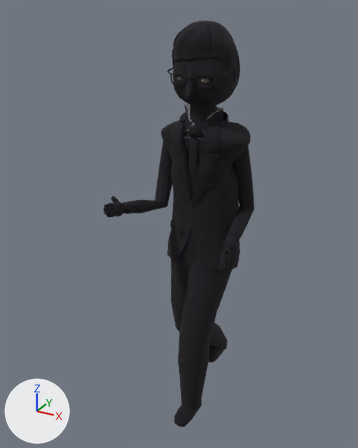
A saved change to the FBX model unity/KatsushikaCampusDays/Assets/Models/Characters/prof/prof.fbx.
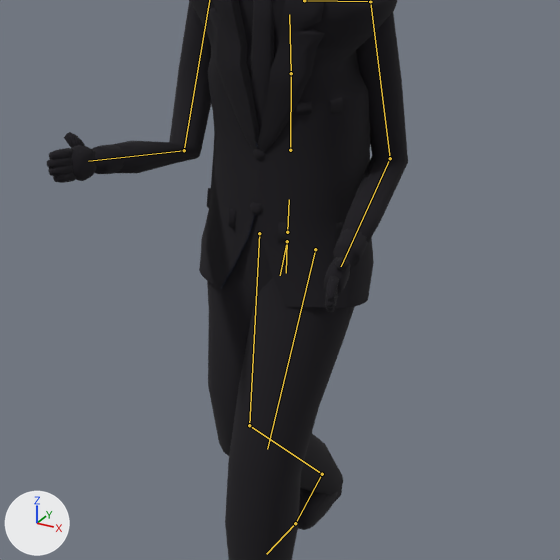
Old and new are each drawn whole from a camera (50 mm lens) standing at (0.839, -1.76, 1.787) and looking at (-0.083, -0.083, 0.948) and again close up on the part from 23% to 89% of the width and 31% to 84% of the height. Arrows for +X, +Y and +Z are at lower left; the lights stay in place. The last two pictures show the newer version. Both versions are drawn at frame 1 of the action 'Armature|Run'; the numbers are the values there. The bones that change, and the others that lie on the model, are drawn over the model as lines in the close-ups.

Objects in the first close-up: 'prof_outline' and 1 more.
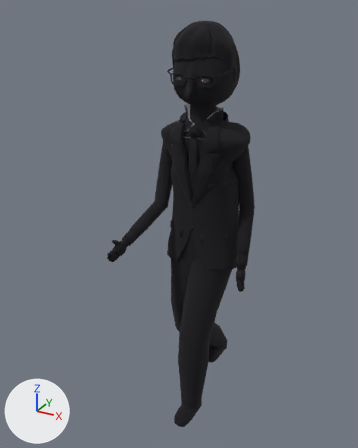
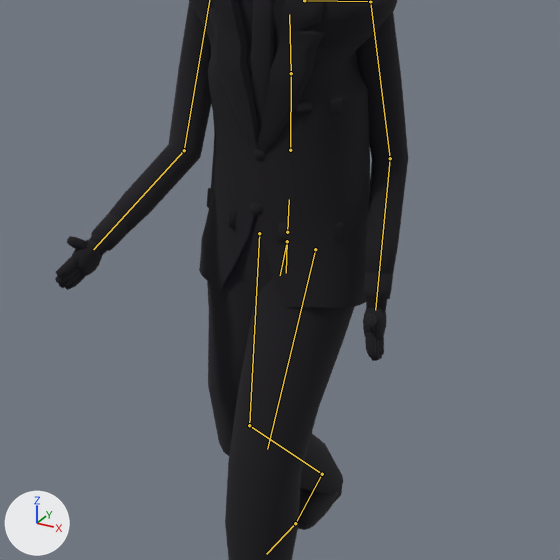
The change in detail:
Bone 'LeftLowerArm' (bone_leftlowerarm) turns from (-66, -27, -28) to (-29, -4, -32) degrees about its own x, y and z.
Bone 'RightLowerArm' (bone_rightlowerarm) turns from (-77, 34, 23) to (-39, 13, 33) degrees about its own x, y and z.

Pixel boxes (x1, y1, x2, y2) of what changed, in the close-ups (560 x 560 px):
'prof_outline', posed: before (47, 0, 408, 560); after (55, 0, 408, 560)
bone 'LeftLowerArm', root to tip: before (390, 158) to (341, 266); after (390, 158) to (375, 310)
bone 'RightLowerArm', root to tip: before (184, 150) to (88, 161); after (184, 150) to (93, 249)
